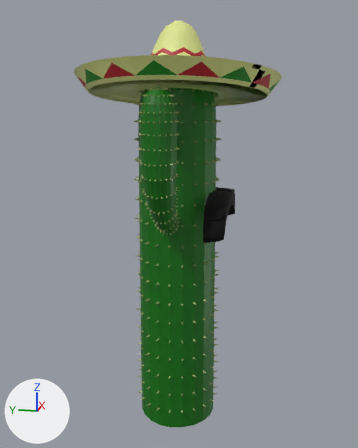
Renders of the FBX model Assets/models/cactus bandit 1.fbx from each side of a commit.
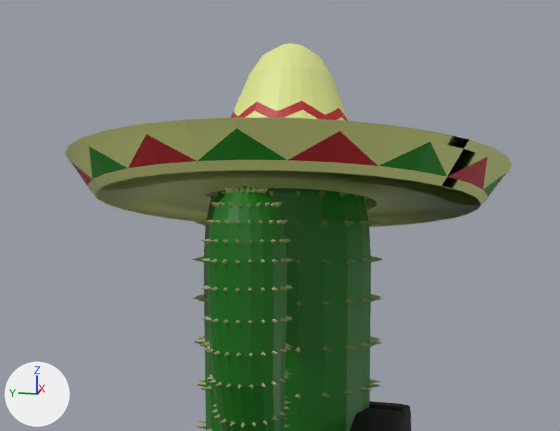
Each version is shown whole from a camera (50 mm lens) standing at (-12.28, -2.41, 2.06) and looking at (0.17, 0.08, -1.05), then close up on the part from 12% to 85% of the width and 0% to 45% of the height. The axes (+X, +Y, +Z) are drawn at lower left. The lights are the same throughout.

Script lines for the objects in view, before the commit:
```python
me_cylinder = bpy.data.meshes.new('Cylinder')
me_cylinder.from_pydata(...)  # 5896 vertices, 5861 faces; spans x -2.42..2.69, y -2.4..2.58, z -6.34..3.94
# faces by material slot: [1021, 3987, 372, 417, 16, 48]
me_cylinder.materials.append(mat_cactus)  # dark green #046c00
me_cylinder.materials.append(mat_thorns)  # green #9ca66a
me_cylinder.materials.append(mat_material)  # black #000000
me_cylinder.materials.append(mat_material_001)  # yellow #e0e791
me_cylinder.materials.append(mat_material_002)  # green #1d8817
me_cylinder.materials.append(mat_material_003)  # red #ba2129
ob_cactus_bandit__1 = bpy.data.objects.new('cactus bandit  1', me_cylinder)
ob_cactus_bandit__1.location = (0.0, 0.0, 0.0)
```
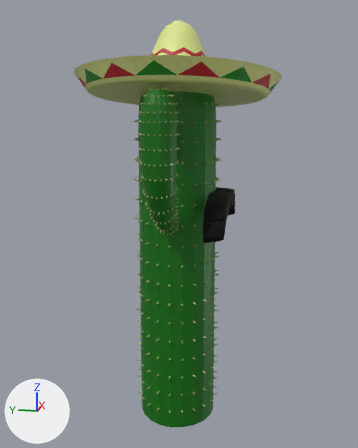
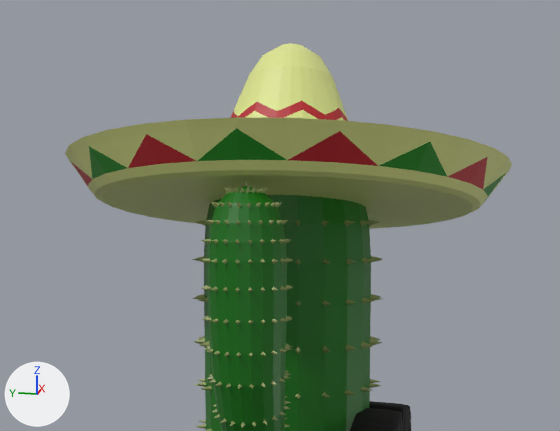
Where the newer file only moved an object's origin or applied its transform, the numbers keep the older frame.

Changed parts and their boxes (x1, y1, x2, y2) in the close-ups (560 x 431 px):
part 1 of me_cylinder, built on: before (201, 170, 287, 172); after (94, 170, 481, 229)

The change, as a diff of the scene's bpy script:
```diff
--- a/Assets/models/cactus bandit 1.fbx.py
+++ b/Assets/models/cactus bandit 1.fbx.py
@@ me_cylinder @@
 # used by ob_cactus_bandit__1; location = (0.0, 0.0, 0.0)
-me_cylinder.from_pydata(...)  # 5896 vertices, 5861 faces; spans x -2.42..2.69, y -2.4..2.58, z -6.34..3.94
+me_cylinder.from_pydata(...)  # 5958 vertices, 11862 faces; spans x -2.42..2.69, y -2.4..2.58, z -6.34..3.94
+# me_cylinder part 1: 2 vertices removed from x -2.11..-2.09, y 0.09, z 2.5; 64 vertices added at x -2.04..2.1, y -2.0..2.18, z 1.91..2.46
 me_cylinder.materials.append(mat_cactus)
```
